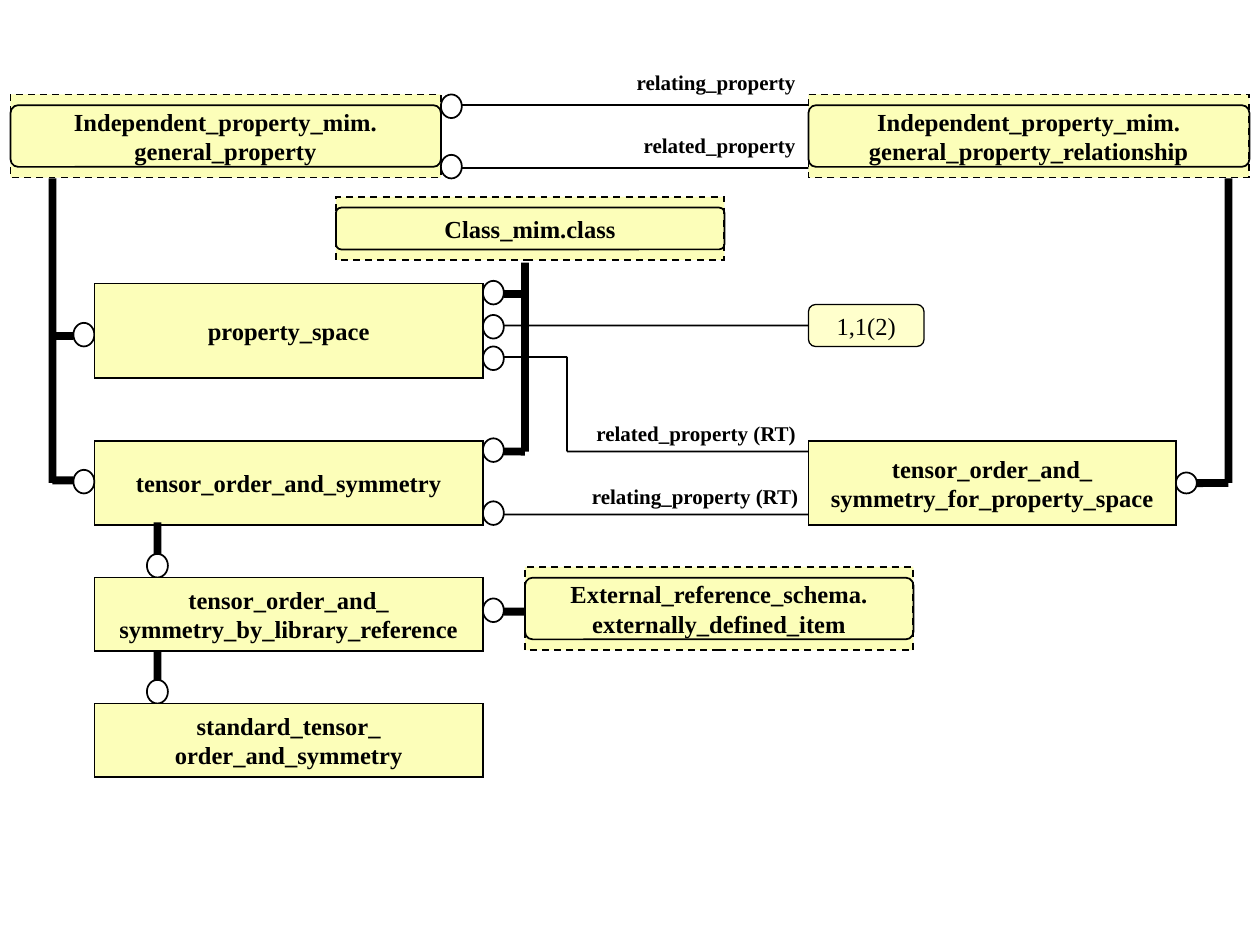
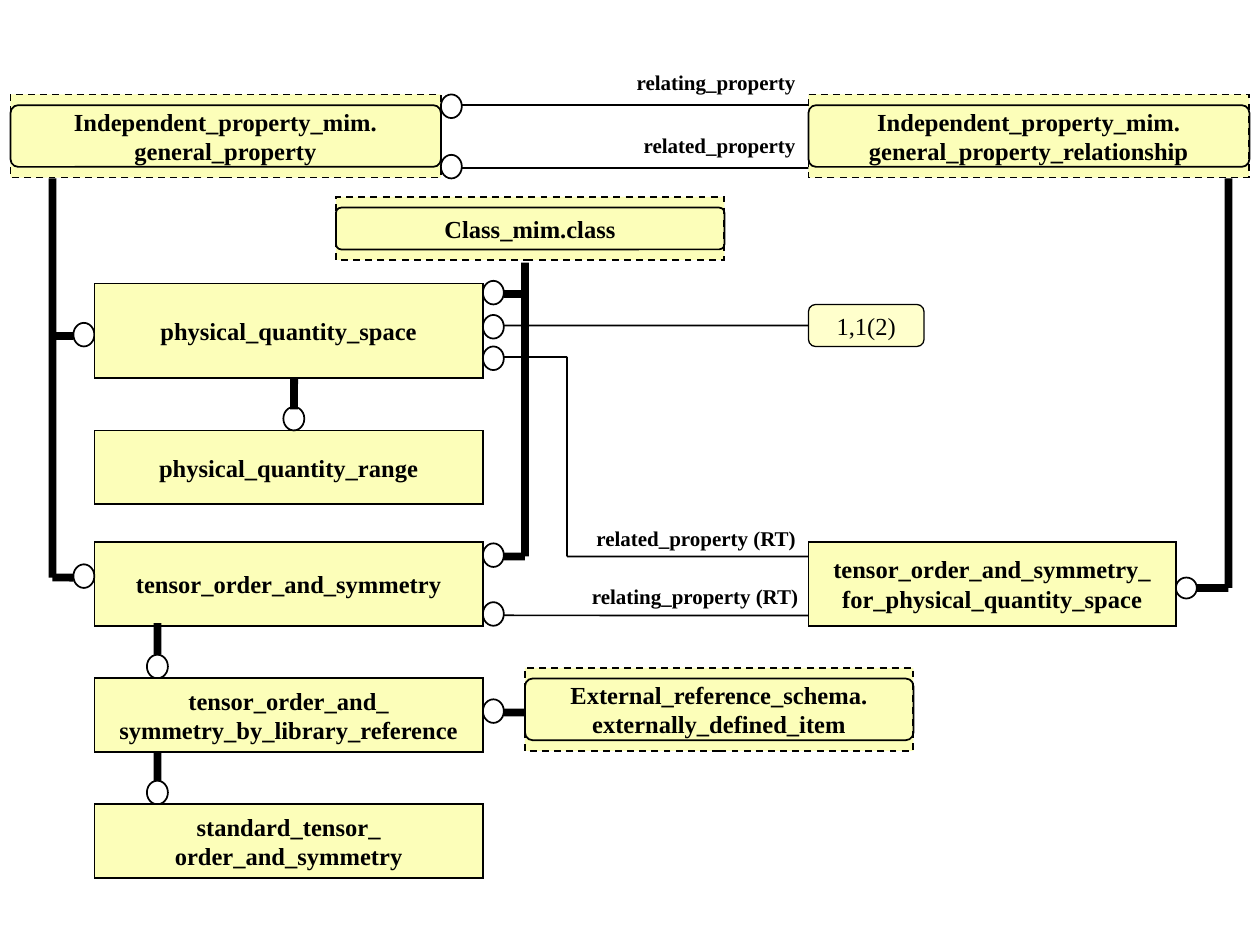
Before and after one commit to starseeker/stepmod_mirror, a slide deck: slide 5 of data/modules/property_space/property_space.ppt. Drawn at 1260x945 pixels with LibreOffice and Linux fonts; fonts in the diff are those of the drawing. Boxes give left, top, right and bottom in pixels: in the first picture for what was removed or moved away, otherwise in the second. Text is boxed around its words. In the diff, an @@ line names an element or a change of style, - is before the commit and + after.

Commit message:
getting range right

```diff
--- a/data/modules/property_space/property_space.ppt
+++ b/data/modules/property_space/property_space.ppt
@@ line moved from (53, 483) - (53, 179) to (53, 577) - (53, 179) @@
@@ line moved from (1228, 483) - (1228, 179) to (1228, 588) - (1228, 179) @@
@@ line moved from (525, 451) - (525, 262) to (525, 557) - (525, 262) @@
@@ text in rectangle at [160,323,416,346]: text changed @@
-property_space
+physical_quantity_space
@@ line moved from (567, 451) - (567, 357) to (567, 557) - (567, 357) @@
@@ line added from (294, 410) to (294, 378), #000000 4.51 pt @@
@@ ellipse: place and size @@
-ellipse at [483,438,504,462]
+ellipse at [284,407,305,431]
@@ rectangle added at [94,431,483,504], fill #FCFEB9, outline #000000 0.99 pt, 14 pt, text #000000, bold @@
+physical_quantity_range
@@ ellipse: place and size @@
-ellipse at [147,554,169,578]
+ellipse at [73,564,94,588]
@@ ellipse: place and size @@
-ellipse at [483,501,504,525]
+ellipse at [483,543,504,567]
@@ line moved from (504, 611) - (525, 611) to (504, 557) - (525, 557) @@
@@ 2 lines, 1 text, 1 ellipse: place and size @@
-2 lines, 1 text, 1 ellipse at [567,426,1228,494]
+2 lines, 1 text, 1 ellipse at [567,531,1228,598]
@@ text in rectangle at [833,561,1150,614]: text changed @@
-tensor_order_and_
-symmetry_for_property_space
+tensor_order_and_symmetry_
+for_physical_quantity_space
@@ line moved from (53, 480) - (73, 480) to (53, 577) - (73, 577) @@
@@ line moved from (158, 651) - (158, 683) to (158, 624) - (158, 655) @@
@@ ellipse: place and size @@
-ellipse at [483,598,504,622]
+ellipse at [483,602,504,626]
@@ 5 rectangles, 1 text, 1 rounded rectangle, 1 line: place and size @@
-5 rectangles, 1 text, 1 rounded rectangle, 1 line at [94,441,1177,776]
+5 rectangles, 1 text, 1 rounded rectangle, 1 line at [94,542,1177,877]
@@ ellipse: place and size @@
-ellipse at [147,680,169,704]
+ellipse at [147,655,169,679]
@@ ellipse: place and size @@
-ellipse at [73,470,94,494]
+ellipse at [483,699,504,723]
@@ line moved from (504, 451) - (525, 451) to (504, 712) - (525, 712) @@
@@ line moved from (158, 523) - (158, 554) to (158, 752) - (158, 784) @@
@@ ellipse added at [147,781,169,805], fill #FFFFFF, outline #000000 0.99 pt @@
```
Also in this commit, not shown: 2 other slides changed, 20 other files.
